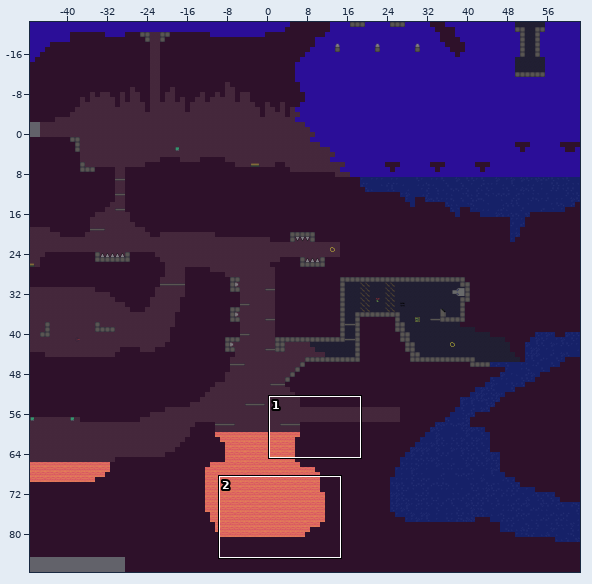
Two states of a Tiled map, web/public/assets/map1.tmx. Above, an overview of the earlier version with the close-up marked.
Close-up. Earlier state:
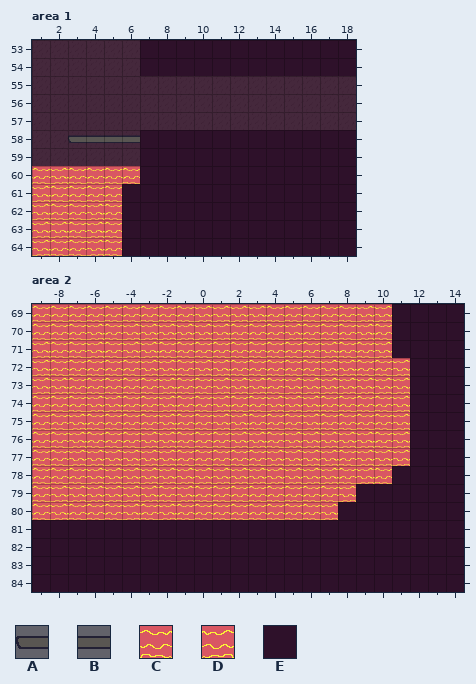
Cells are 32x32 px. Shown: area 1 x 1..18, y 53..64; area 2 x -9..14, y 69..84. The commit also changed other parts of the map, which this record leaves out.
Key: from "main_tiles": A 12 "nonsolid", B 13 "nonsolid", C 17 "nonsolid", D 17 flipped left-right "nonsolid"; from "world_properties": E 16.
_ is an empty cell.
Layers that did not change in this view are not listed.
Layer "Main" before, area 1, first column x 1:
53 ______EEEEEEEEEEEE
54 ______EEEEEEEEEEEE
55 __________________
56 __________________
57 __________________
58 __ABBBEEEEEEEEEEEE
59 ______EEEEEEEEEEEE
60 CDCCCCEEEEEEEEEEEE
61 DCCCCEEEEEEEEEEEEE
62 DCCDCEEEEEEEEEEEEE
63 DDCDCEEEEEEEEEEEEE
64 DCCDCEEEEEEEEEEEEE
Layer "Main" before, area 2, first column x -9:
69 CCCCCCCCCDDDDCCCCCDDEEEE
70 CCCDCDDDDDDCCCDCCCDCEEEE
71 DCCDCDDCCCCCCCCCDCCDEEEE
72 DCCCCCDDCDDCCCCCDDCCDEEE
73 DDCCCCCDCCDDDCDDDDDDDEEE
74 CCCDDCCDCCDCCDDDCCCCDEEE
75 CCDCCCCDCCDDCCCDCCCCDEEE
76 CCDCCCDDCCCDDCDDDDDCDEEE
77 CCDDDDDDCCCCCDDDDCDDDEEE
78 CCCDDDDDDDDDDDDDDCDCEEEE
79 CDDDDDDCDCCCCCCCCDEEEEEE
80 CDCCCDCDCCCCCCCCDEEEEEEE
81 EEEEEEEEEEEEEEEEEEEEEEEE
82 EEEEEEEEEEEEEEEEEEEEEEEE
83 EEEEEEEEEEEEEEEEEEEEEEEE
84 EEEEEEEEEEEEEEEEEEEEEEEE
New version:
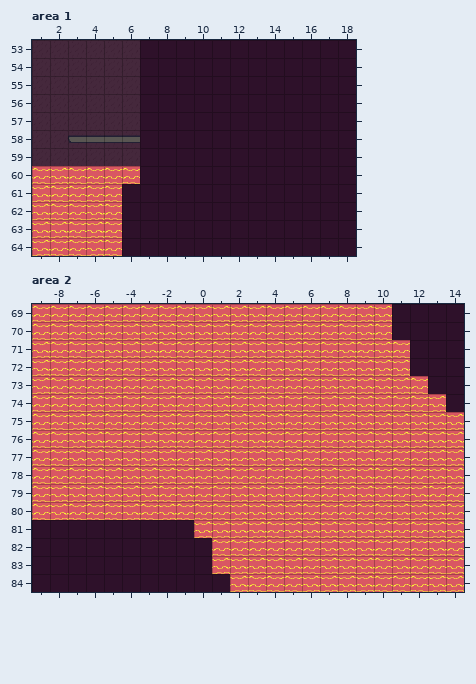
Difference:
Layer "Main", area 1:
y 55..57: x 7..18 ____________ -> EEEEEEEEEEEE
Layer "Main", area 2:
y 71: x -5 C -> D; x 2..5 CCCC -> DDDD; x 7..8 DC -> CD; x 11 E -> C
y 72: x -1 C -> D; x 2 C -> D; x 4..5 CC -> DD; x 7 D -> C; x 9..10 CC -> DD
y 73: x -8 D -> C; x -1..0 CC -> DD; x 2 D -> C; x 5..6 DD -> CC; x 12 E -> C
y 74: x 0 C -> D; x 3 C -> D; x 5..13 DDCCCCDEE -> CCDDDDCCD
y 75: x 3..4 CC -> DD; x 6..10 DCCCC -> CDDDD; x 12..14 EEE -> DDD
y 76: x -6 C -> D; x 2 D -> C; x 5..7 DDD -> CCC; x 10 C -> D; x 12..14 EEE -> DDD
y 77: x 0..1 CC -> DD; x 3 C -> D; x 6..8 DDC -> CCD; x 10..14 DDEEE -> CCCDD
y 78: x 0 D -> C; x 2..6 DDDDD -> CCCCC; x 8 C -> D; x 11..14 EEEE -> CCDD
y 79: x 2..5 CCCC -> DDDD; x 9..14 EEEEEE -> DDCDCC
y 80: x 2..5 CCCC -> DDDD; x 7..14 DEEEEEEE -> CCCCDDDC
y 81: x 0..14 EEEEEEEEEEEEEEE -> DDDDCDDDDDDCCDD
y 82: x 1..14 EEEEEEEEEEEEEE -> CCCCCCDDDCCCDC
y 83: x 1..14 EEEEEEEEEEEEEE -> DDDDDCDDDCDCCD
y 84: x 2..14 EEEEEEEEEEEEE -> DCCCDDDDCCCDD
